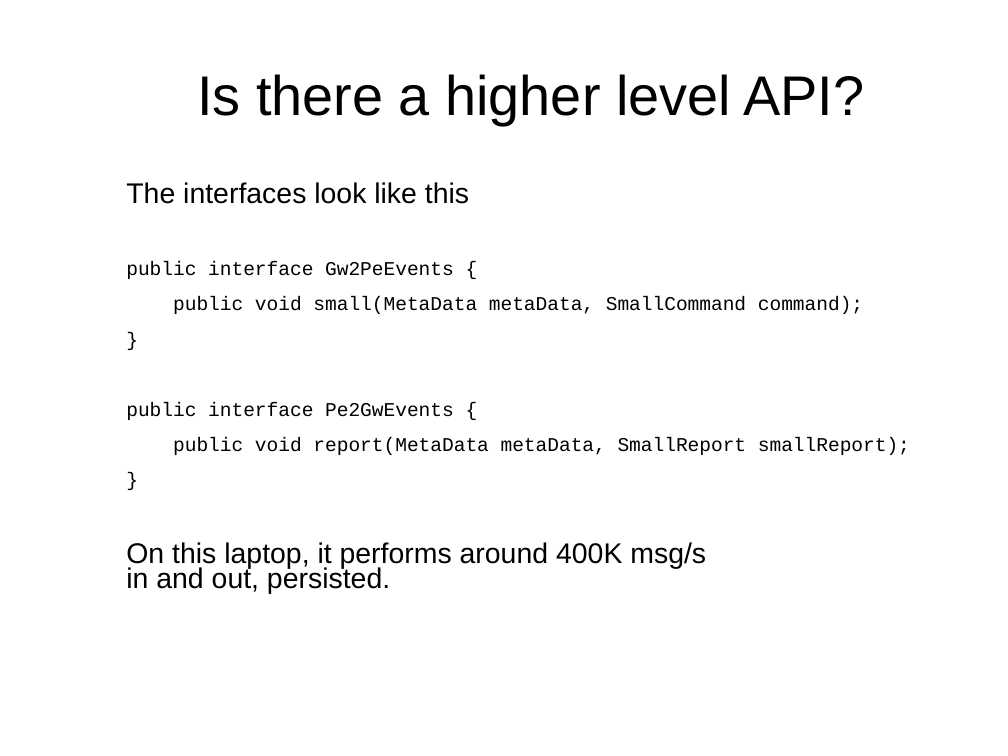
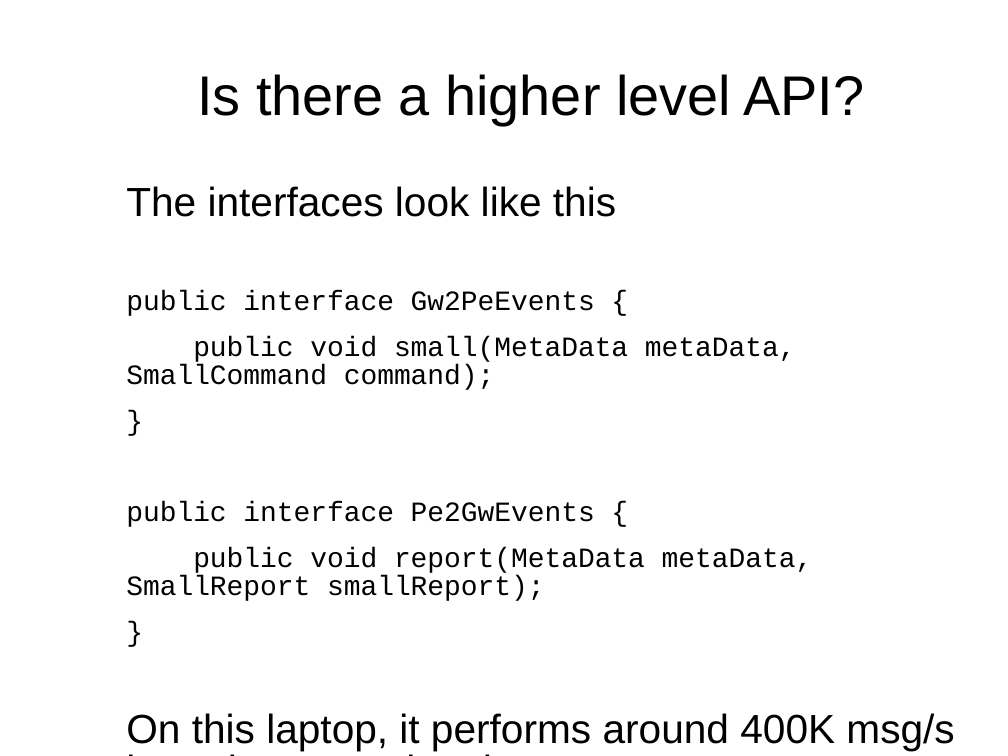
Before and after one commit to Vanilla-Java/Presentations, a slide deck: slide 17 of Introduction to Chronicle.ppt. Drawn at 1008x756 pixels with LibreOffice and Linux fonts; fonts in the diff are those of the drawing; background and template pictures are left out. Boxes give left, top, right and bottom in pixels: in the first picture for what was removed or moved away, otherwise in the second. Text is boxed around its words. In the diff, an @@ line names an element or a change of style, - is before the commit and + after.

```diff
--- a/Introduction to Chronicle.ppt
+++ b/Introduction to Chronicle.ppt
@@ text "The interfaces look like this" at (126,186,954,751): size 22.4 to 32 pt in "The interfaces look like this", "On this laptop, it performs around 400K ..."; size 15.4 to 22 pt in "public interface Gw2PeEvents {", "public void small(MetaData metaData, SmallCommand command);", "}", "public interface Pe2GwEvents {" and 2 more places; line spacing 0.73 to 0.83 @@
```
Also in this commit, not shown: 7 other slides changed, 1 other file.
